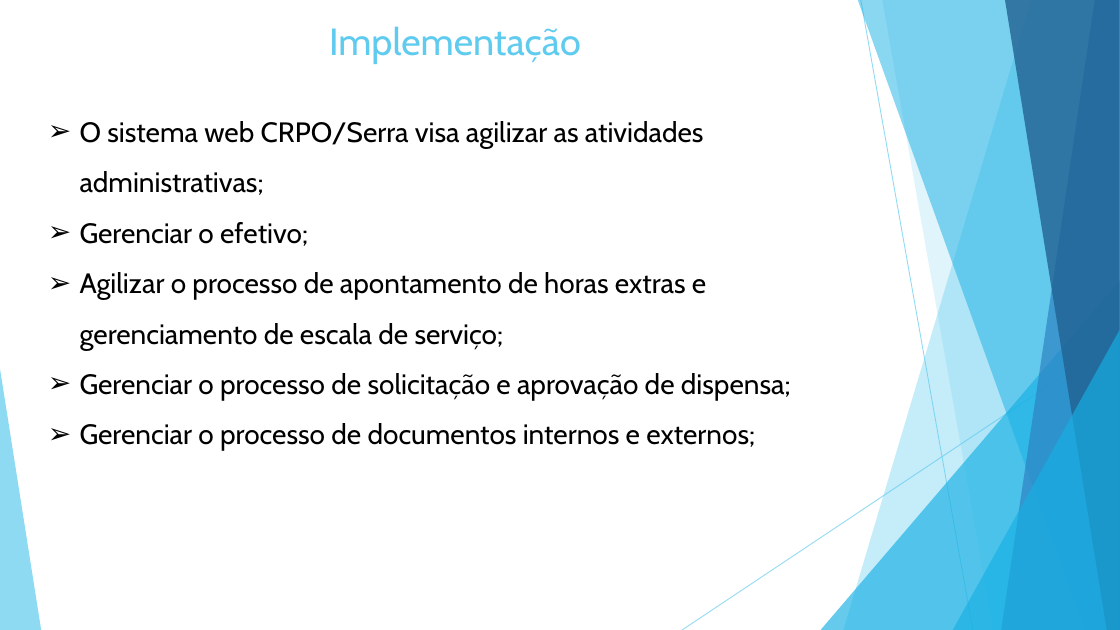
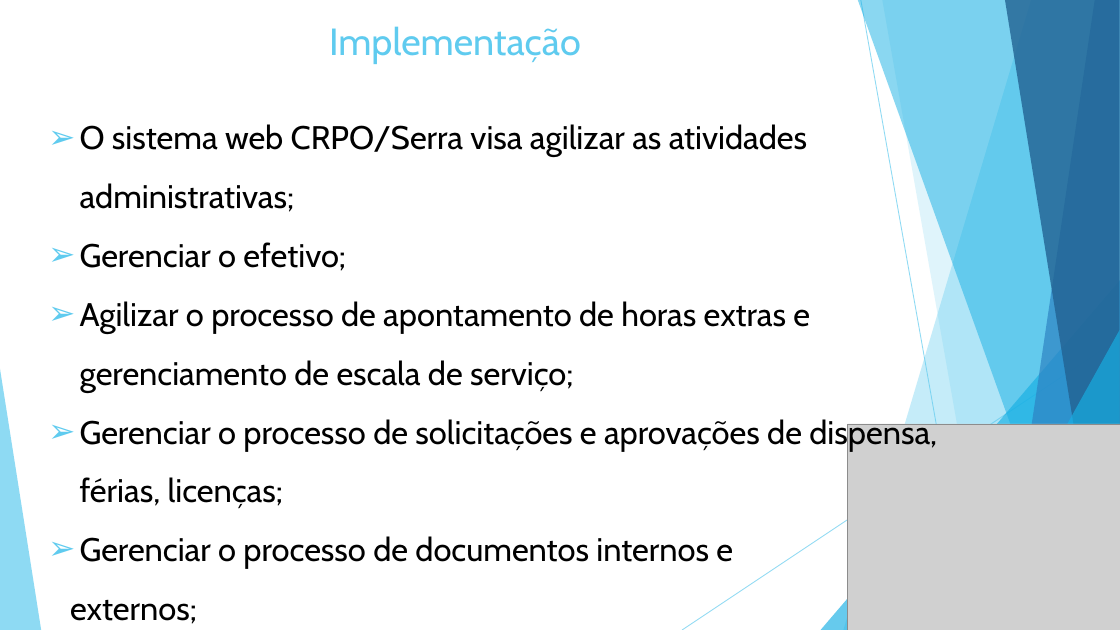
Before and after one commit to darthfreela/project123, a slide deck: slide 8 of CRPO.pptx (slide 10 before the commit). Drawn at 1120x630 pixels with LibreOffice and Linux fonts; fonts in the diff are those of the drawing; grey boxes stand for pictures. Boxes give left, top, right and bottom in pixels: in the first picture for what was removed or moved away, otherwise in the second. Text is boxed around its words. In the diff, an @@ line names an element or a change of style, - is before the commit and + after.

```diff
--- a/CRPO.pptx
+++ b/CRPO.pptx
@@ text at box(80, 124, 810, 393): size 24 to 28 pt in "O sistema web CRPO/Serra visa agilizar as ...", "Gerenciar o efetivo;", "Agilizar o processo de apontamento de horas ..." @@
@@ text at box(80, 417, 937, 569): text changed; size 24 to 28 pt @@
-➢ Gerenciar o processo de solicitação e aprovação de dispensa;
-➢ Gerenciar o processo de documentos internos e externos;
+➢ Gerenciar o processo de solicitações e aprovações de dispensa, férias, licenças;
+➢ Gerenciar o processo de documentos internos e
+externos;
@@ picture added at box(848, 424, 1120, 630) @@
```
Also in this commit, not shown: 10 other slides changed, 1 slide added, 2 slides removed.
